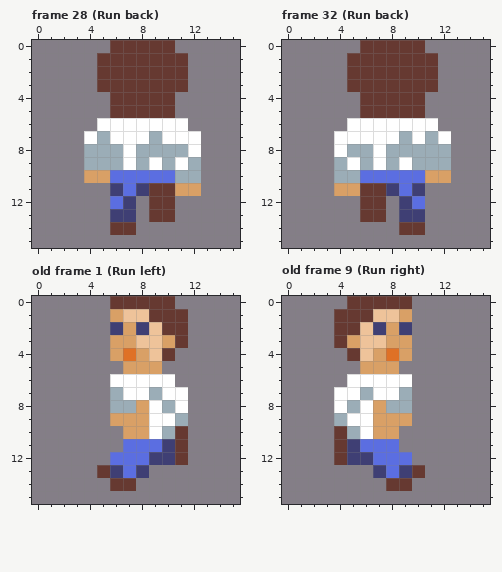
A pixel-art file gets an edit: run_bup.ase. Above: the version before the commit.
16x16 pixels, 40 frames. Shown: frame 28 (Run back), frame 32 (Run back), old frame 1 (Run left), old frame 9 (Run right). The commit also changed other frames, which this record leaves out.
After the commit:
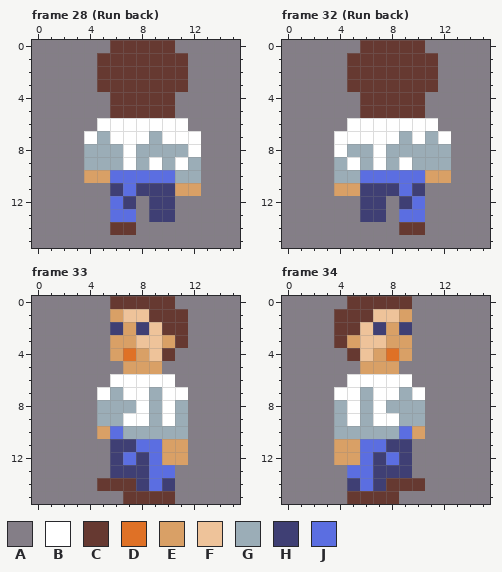
Palette (. is transparent): A #847e87  B #ffffff  C #663931  D #df7126  E #d9a066  F #eec39a  G #9badb7  H #3f3f74  J #5b6ee1
A new or re-ordered frame is compared with the old frame closest to it.
The author wrote: run animation + stable poses
From old to new:
frames re-ordered
Frame 28 (Run back), layers "Leg", "Leg Copy":
Colour C gives way to colour H in rows 11 to 13 at x 9 to 10.
Colour H gives way to colour J in row 13 at x 6 to 7.
Frame 32 (Run back), layers "Leg", "Leg Copy":
Colour C gives way to colour H in rows 11 to 13 at x 6 to 7.
Colour H gives way to colour J in row 13 at x 9 to 10.
Frame 33 against old frame 1 (Run left):
Colour C gives way to colour A in row 13 at x 5.
Colour A gives way to colour B in row 7 at x 5.
Colour E gives way to colour B in row 8 at x 8; in row 9 at x 7 to 8.
Colour G gives way to colour B in row 8 at x 10.
Colour A gives way to colour C in row 14 at x 5; in row 15 at x 7 to 10.
Colour A gives way to colour E in row 10 at x 5.
Colour C gives way to colour E in rows 11 to 12 at x 11.
Colour H gives way to colour E in rows 11 to 12 at x 10.
Colour A gives way to colour G in rows 8 to 9 at x 5.
Colour B gives way to colour G in row 8 at x 9 and 11; in rows 9 to 10 at x 9.
Colour C gives way to colour G in row 10 at x 11.
Colour E gives way to colour G in row 9 at x 6; in row 10 at x 7 to 8.
Colour A gives way to colour H in row 11 at x 6; in row 14 at x 8 and 10.
Colour J gives way to colour H in row 11 at x 7; in row 12 at x 6 and 8; in row 13 at x 7.
Colour A gives way to colour J in row 10 at x 6; in row 13 at x 9 to 10; in row 14 at x 9.
Colour H gives way to colour J in row 12 at x 9.
Frame 34 against old frame 9 (Run right):
Colour C gives way to colour A in row 13 at x 10.
Colour A gives way to colour B in row 7 at x 10.
Colour E gives way to colour B in row 8 at x 7; in row 9 at x 7 to 8.
Colour G gives way to colour B in row 8 at x 5.
Colour A gives way to colour C in row 14 at x 10; in row 15 at x 5 to 8.
Colour A gives way to colour E in row 10 at x 10.
Colour C gives way to colour E in rows 11 to 12 at x 4.
Colour H gives way to colour E in rows 11 to 12 at x 5.
Colour A gives way to colour G in rows 8 to 9 at x 10.
Colour B gives way to colour G in row 8 at x 4 and 6; in rows 9 to 10 at x 6.
Colour C gives way to colour G in row 10 at x 4.
Colour E gives way to colour G in row 9 at x 9; in row 10 at x 7 to 8.
Colour A gives way to colour H in row 11 at x 9; in row 14 at x 5 and 7.
Colour J gives way to colour H in row 11 at x 8; in row 12 at x 7 and 9; in row 13 at x 8.
Colour A gives way to colour J in row 10 at x 9; in row 13 at x 5 to 6; in row 14 at x 6.
Colour H gives way to colour J in row 12 at x 6.
Where, in picture pixels (left, top, right, bottom), the same in both pictures:
changed: (110, 183, 175, 222)
changed: (360, 183, 425, 222)
changed: (97, 387, 188, 504)
changed: (334, 387, 425, 504)
